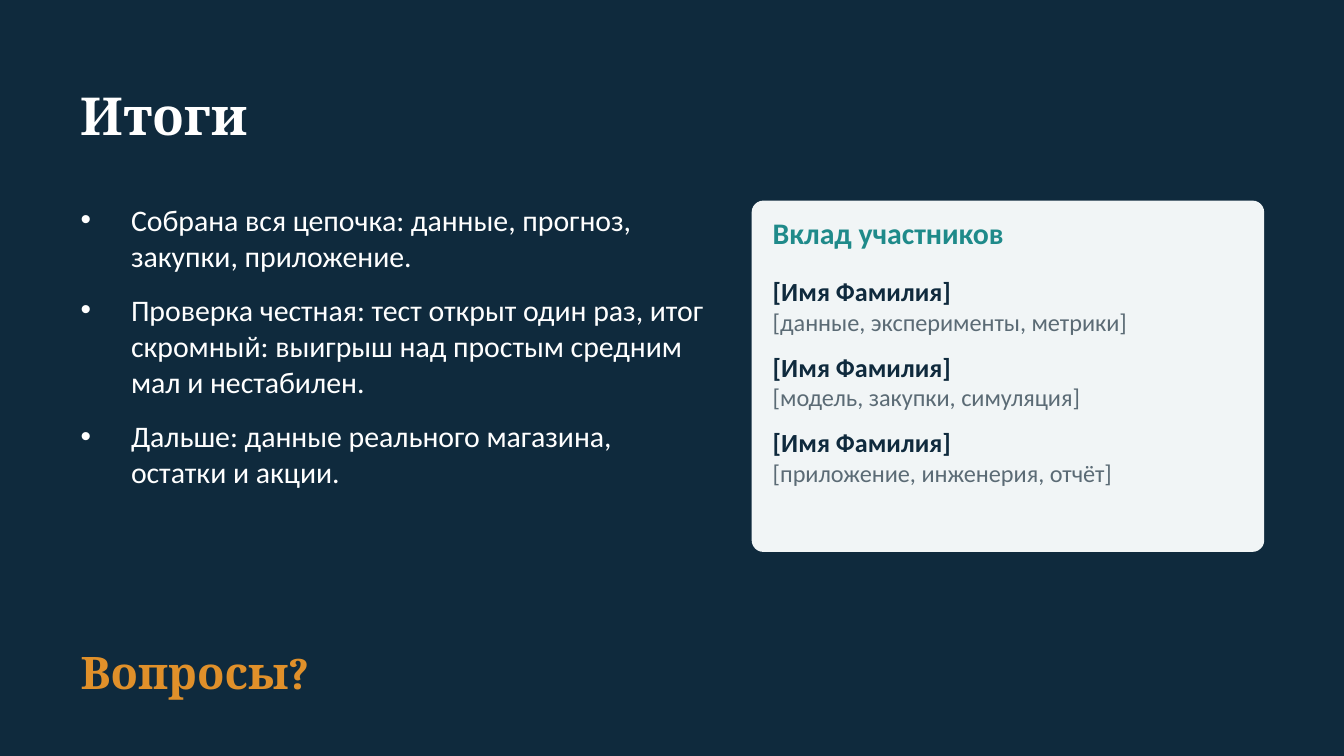
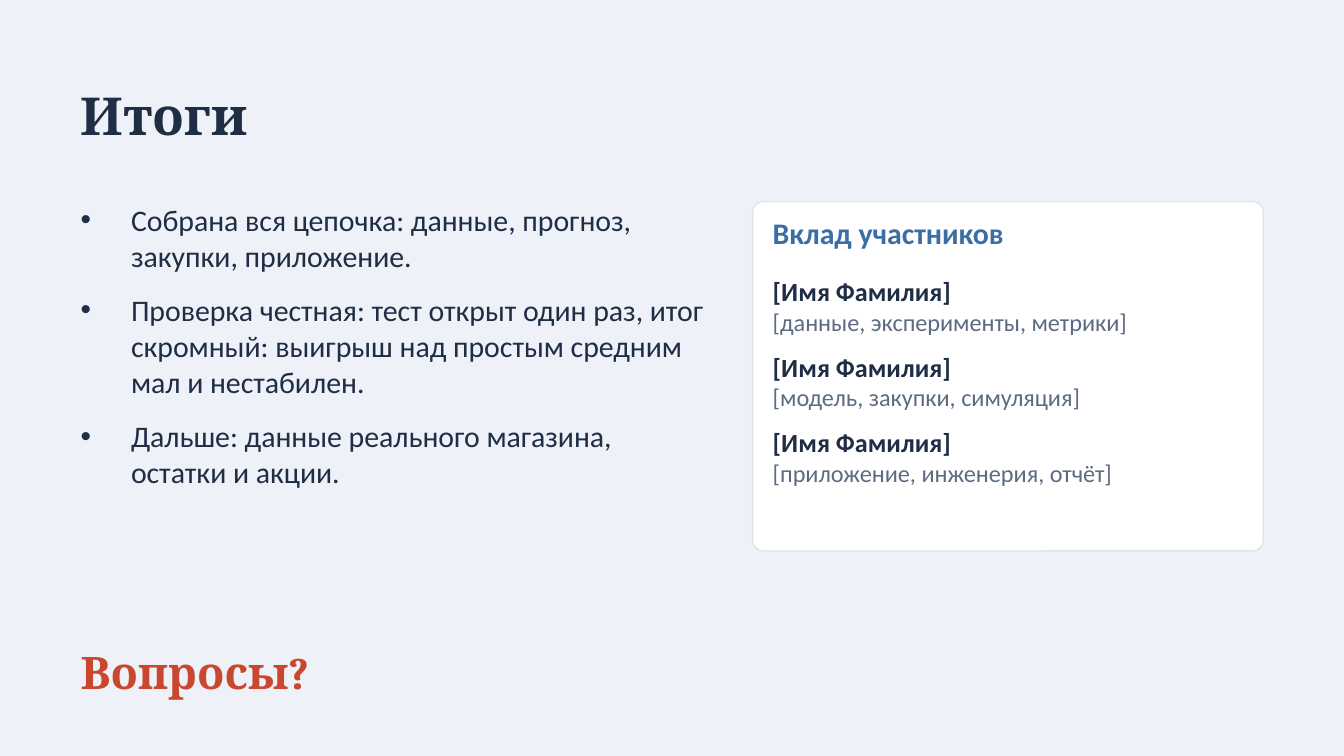
Before and after one commit to Alishershayakhmetov/demand-analyzer, a slide deck: slide 13 of docs/Demand_Copilot_slides.pptx. Drawn at 1344x756 pixels with LibreOffice and Linux fonts; fonts in the diff are those of the drawing. Boxes give left, top, right and bottom in pixels: in the first picture for what was removed or moved away, otherwise in the second. Text is boxed around its words. In the diff, an @@ line names an element or a change of style, - is before the commit and + after.

Commit message:
App: light theme, fixed right panel, no Deploy button or menu; light slide palette and new screenshots in report and deck

```diff
--- a/docs/Demand_Copilot_slides.pptx
+++ b/docs/Demand_Copilot_slides.pptx
@@ background #0F2A3D to #EEF2F8 @@
@@ title "Итоги" at (81,97,248,136): text colour #FFFFFF to #1F2D45 @@
@@ text "Собрана вся цепочка: данные, прогноз, ..." at (131,210,703,488): text colour #FFFFFF to #1F2D45 @@
@@ rounded rectangle at (753,202,1263,551): fill #F1F5F6 to #FFFFFF; outline #F1F5F6 1 pt to #DDE4EE 0.75 pt @@
@@ text "Вклад участников" at (773,224,1004,249): text colour #1F8A8A to #3A6EA5 @@
@@ text "[Имя Фамилия]" at (773,282,1127,486): text colour #0F2A3D to #1F2D45 in "[Имя Фамилия]", "[Имя Фамилия]", "[Имя Фамилия]"; text colour #5B6B75 to #5D6B82 in "[данные, эксперименты, метрики]", "[модель, закупки, симуляция]", "[приложение, инженерия, отчёт]" @@
@@ text "Вопросы?" at (81,657,289,700): text colour #E0902A to #C8472E @@
```
Also in this commit, not shown: 12 other slides changed, 12 other files.
